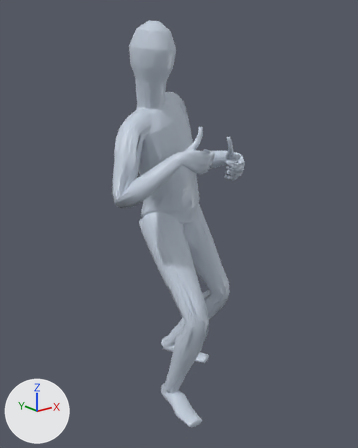
An edit to the glTF model app/assets/anims/Base/dodge_right.glb, drawn before and after from the same camera.
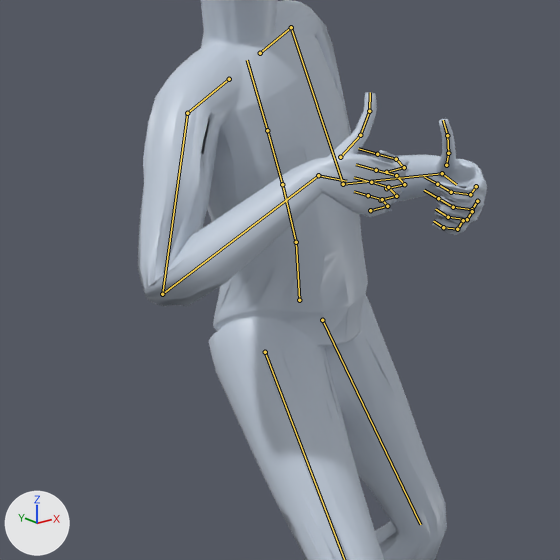
There are two pictures of each version: one whole from a 50 mm camera at (-1.3, -1.679, 1.591) aimed at (-0.023, -0.081, 0.953), one close up on the part from 17% to 76% of the width and 20% to 68% of the height. Lighting does not change. The marker at lower left points along +X, +Y and +Z. The older version's two pictures come first. Both versions are drawn at frame 7 of the action 'Animation'; the numbers are the values there. The bones that change, and the others that lie on the model, are drawn over the model as lines in the close-ups.

The first close-up shows 'Body_human_male'.
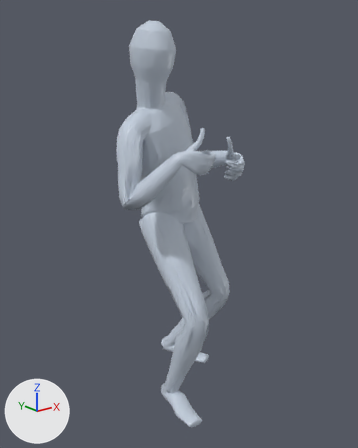
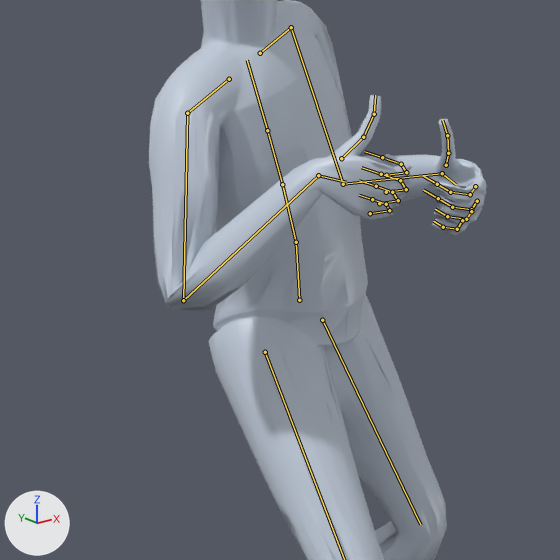
Changed parts and their boxes (x1, y1, x2, y2) in the close-ups (560 x 560 px):
```json
{"object": "Body_human_male", "change": "posed", "before": [138, 0, 487, 560], "after": [149, 0, 486, 560]}
{"bone": "mixamorig:RightArm", "before": "(187, 113) to (162, 294)", "after": "(187, 113) to (183, 300)"}
{"bone": "mixamorig:RightHand", "before": "(318, 175) to (346, 181)", "after": "(318, 175) to (346, 182)"}
```

Edits to the scene script, one JSON object a line:
```json
{"block": "bone_mixamorig_rightarm", "where": "bone_mixamorig_rightarm = bpy.data.objects['Armature'].pose.bones['mixamorig:RightArm']  # child of 'mixamorig:RightShoulder'"}
{"op": "set", "path": "bone_mixamorig_rightarm.rotation_quaternion", "old": "(0.936, -0.337, 0.045, 0.095)", "new": "(0.897, -0.428, 0.079, 0.083)", "note": "degrees (-39, 8, 9) -> degrees (-50, 12, 5)"}
{"block": "bone_mixamorig_righthand", "where": "bone_mixamorig_righthand = bpy.data.objects['Armature'].pose.bones['mixamorig:RightHand']  # child of 'mixamorig:RightForeArm'"}
{"op": "set", "path": "bone_mixamorig_righthand.rotation_quaternion", "old": "(0.819, -0.115, 0.398, -0.398)", "new": "(0.833, -0.115, 0.289, -0.458)", "note": "degrees (-38, 34, -64) -> degrees (-30, 22, -63)"}
```
